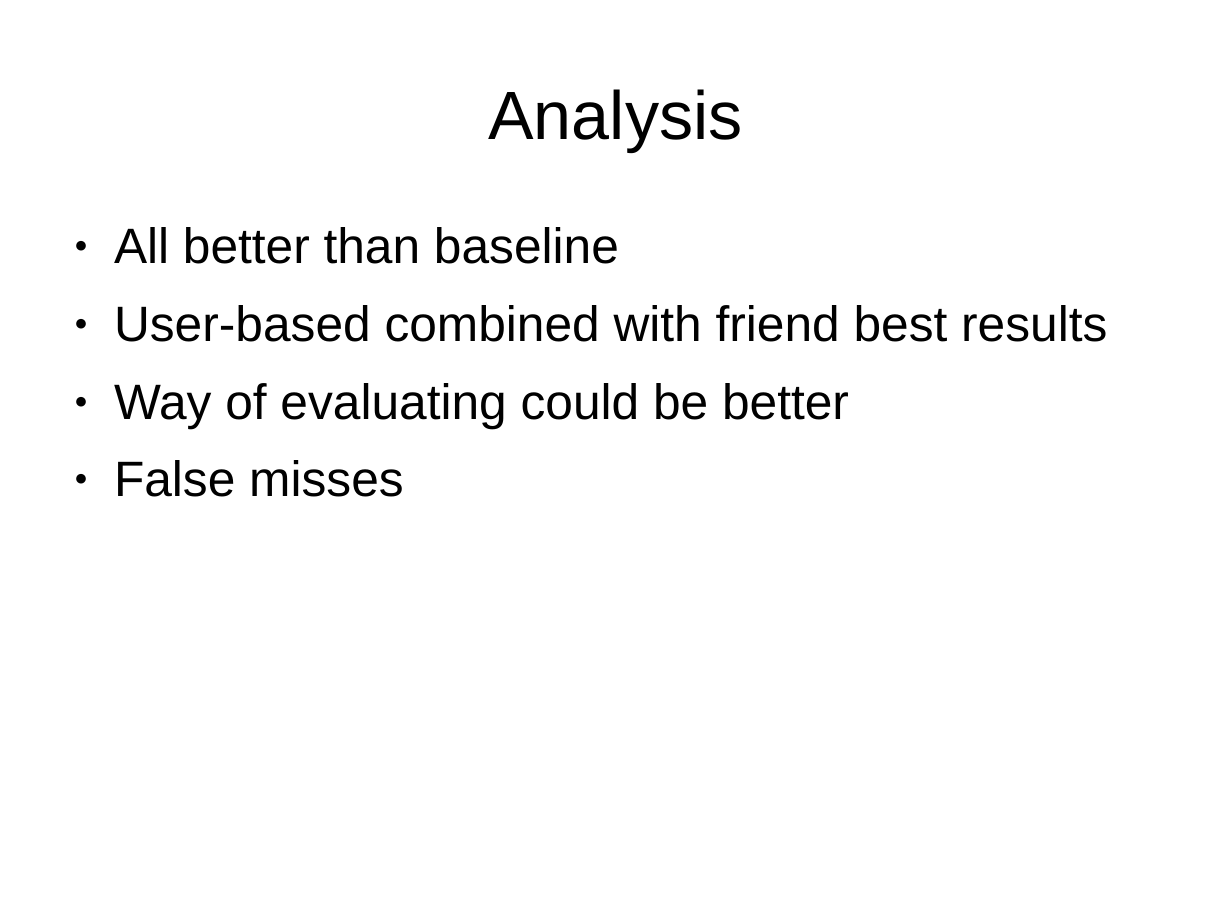
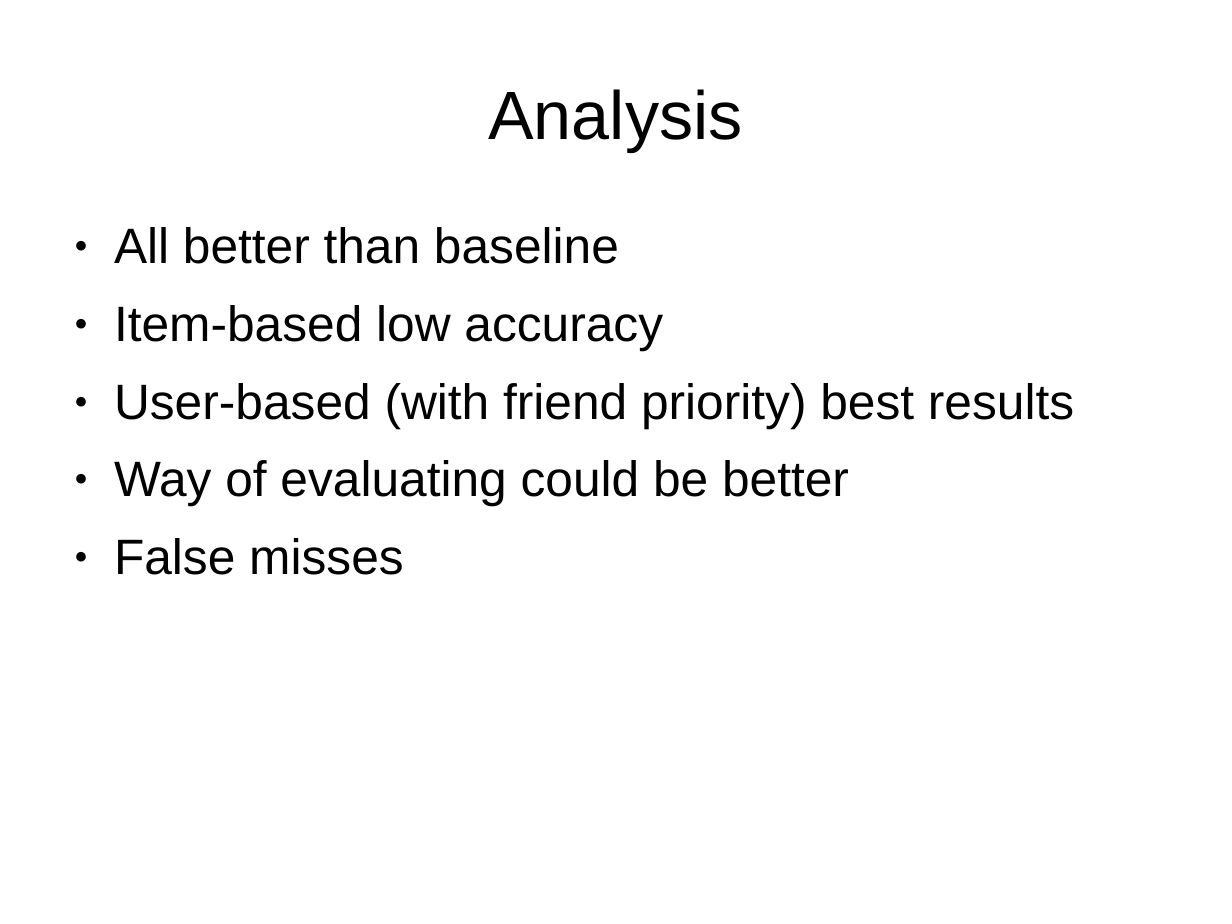
Before and after one commit to nvtslot/IR-recommender-lastfm, a slide deck: slide 12 of presentation.ppt (slide 11 before the commit). Drawn at 1232x924 pixels with LibreOffice and Linux fonts; fonts in the diff are those of the drawing. Boxes give left, top, right and bottom in pixels: in the first picture for what was removed or moved away, otherwise in the second. Text is boxed around its words. In the diff, an @@ line names an element or a change of style, - is before the commit and + after.

```diff
--- a/presentation.ppt
+++ b/presentation.ppt
@@ text at [114, 305, 1074, 428]: text changed @@
-● User-based combined with friend best results
+● Item-based low accuracy
+● User-based (with friend priority) best results
```
Also in this commit, not shown: 4 other slides changed, 3 slides added, 2 slides removed.
